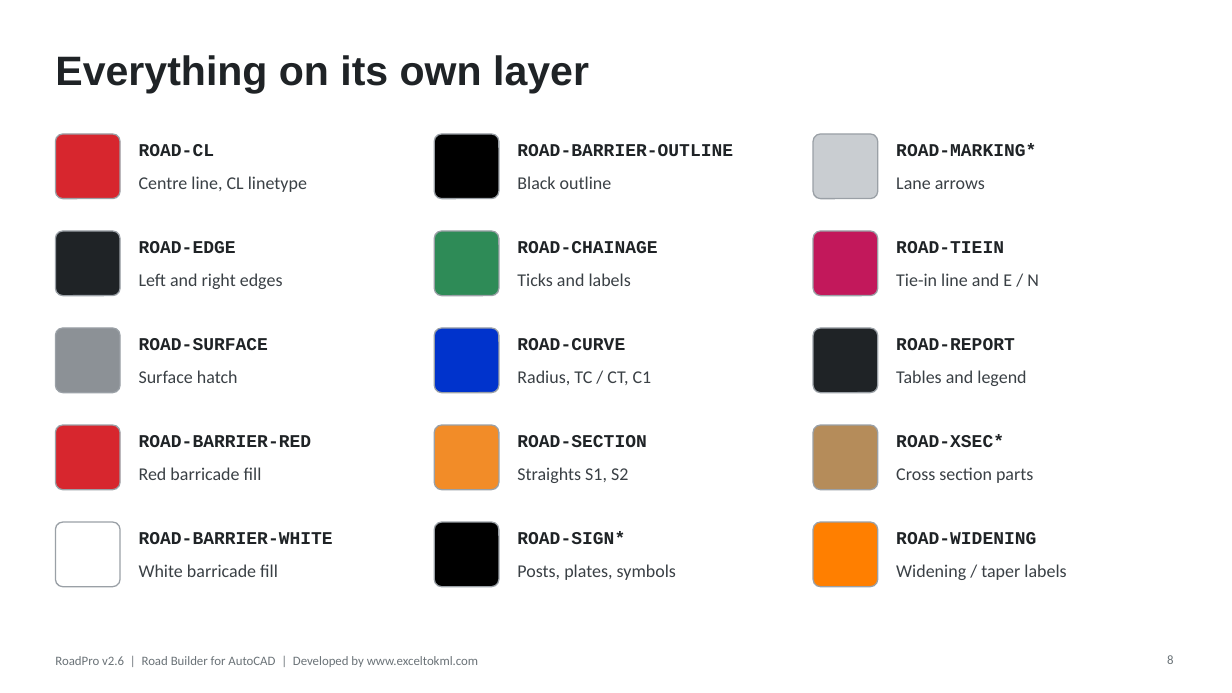
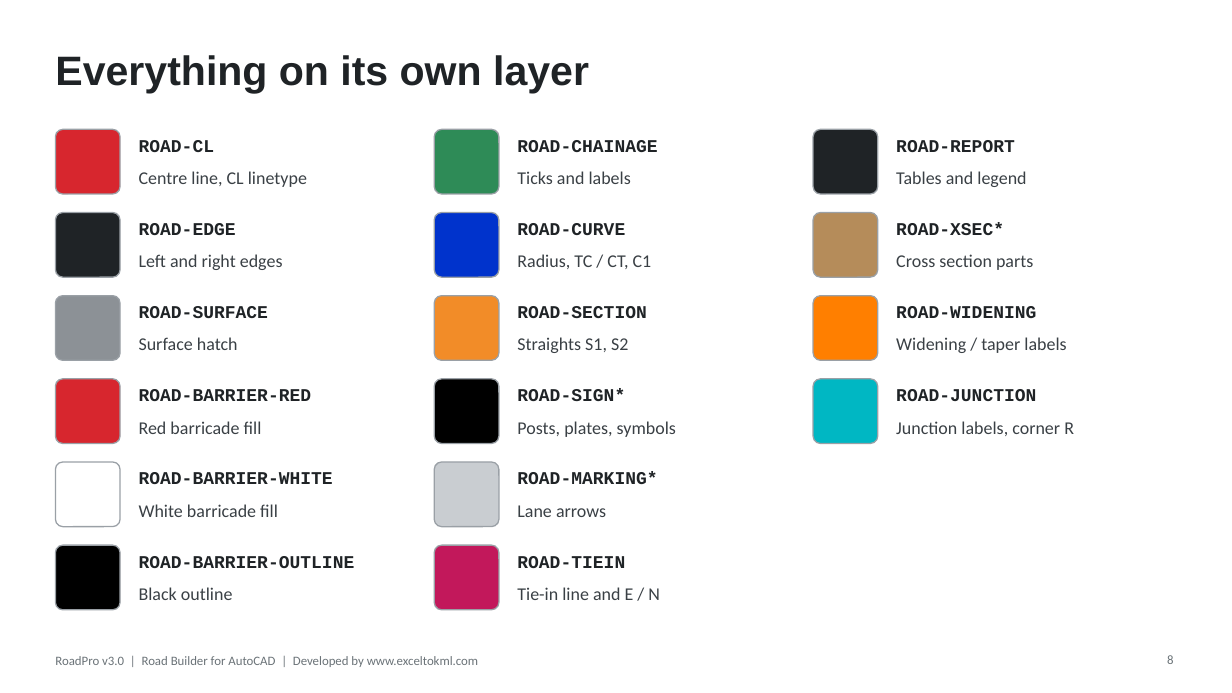
Before and after one commit to Asjad-Mehmood/KML-WEBSITE-, a slide deck: slide 8 of public/roadpro/RoadPro_User_Guide.pptx. Drawn at 1232x693 pixels with LibreOffice and Linux fonts; fonts in the diff are those of the drawing. Boxes give left, top, right and bottom in pixels: in the first picture for what was removed or moved away, otherwise in the second. Text is boxed around its words. In the diff, an @@ line names an element or a change of style, - is before the commit and + after.

```diff
--- a/public/roadpro/RoadPro_User_Guide.pptx
+++ b/public/roadpro/RoadPro_User_Guide.pptx
@@ 2 texts, 1 rounded rectangle: place and size @@
-2 texts, 1 rounded rectangle at bbox=[55, 134, 307, 199]
+2 texts, 1 rounded rectangle at bbox=[55, 129, 307, 194]
@@ 2 texts, 1 rounded rectangle: place and size @@
-2 texts, 1 rounded rectangle at bbox=[434, 231, 657, 296]
+2 texts, 1 rounded rectangle at bbox=[434, 129, 657, 194]
@@ 2 texts, 1 rounded rectangle: place and size @@
-2 texts, 1 rounded rectangle at bbox=[813, 328, 1026, 393]
+2 texts, 1 rounded rectangle at bbox=[813, 129, 1026, 194]
@@ 2 texts, 1 rounded rectangle: place and size @@
-2 texts, 1 rounded rectangle at bbox=[55, 231, 283, 296]
+2 texts, 1 rounded rectangle at bbox=[55, 213, 283, 277]
@@ 2 texts, 1 rounded rectangle: place and size @@
-2 texts, 1 rounded rectangle at bbox=[434, 328, 652, 393]
+2 texts, 1 rounded rectangle at bbox=[434, 213, 652, 277]
@@ rounded rectangle: place and size @@
-rounded rectangle at bbox=[813, 425, 878, 490]
+rounded rectangle at bbox=[813, 213, 878, 277]
@@ text "ROAD-XSEC*": place and size @@
-text "ROAD-XSEC*" at bbox=[896, 435, 1004, 447]
+text "ROAD-XSEC*" at bbox=[896, 222, 1004, 235]
@@ text "Cross section parts": place and size @@
-text "Cross section parts" at bbox=[896, 467, 1033, 483]
+text "Cross section parts" at bbox=[896, 254, 1033, 270]
@@ rounded rectangle: place and size @@
-rounded rectangle at bbox=[55, 328, 120, 393]
+rounded rectangle at bbox=[55, 296, 120, 360]
@@ text "ROAD-SURFACE": place and size @@
-text "ROAD-SURFACE" at bbox=[139, 338, 268, 350]
+text "ROAD-SURFACE" at bbox=[139, 306, 268, 318]
@@ 2 texts, 1 rounded rectangle: place and size @@
-2 texts, 1 rounded rectangle at bbox=[434, 425, 646, 490]
+2 texts, 1 rounded rectangle at bbox=[434, 296, 646, 360]
@@ 2 texts, 1 rounded rectangle: place and size @@
-2 texts, 1 rounded rectangle at bbox=[813, 522, 1066, 587]
+2 texts, 1 rounded rectangle at bbox=[813, 296, 1066, 360]
@@ text "Surface hatch": place and size @@
-text "Surface hatch" at bbox=[139, 370, 238, 383]
+text "Surface hatch" at bbox=[139, 337, 238, 350]
@@ 2 texts, 1 rounded rectangle: place and size @@
-2 texts, 1 rounded rectangle at bbox=[55, 425, 312, 490]
+2 texts, 1 rounded rectangle at bbox=[55, 379, 312, 444]
@@ 2 texts, 1 rounded rectangle: place and size @@
-2 texts, 1 rounded rectangle at bbox=[434, 522, 676, 587]
+2 texts, 1 rounded rectangle at bbox=[434, 379, 676, 444]
@@ rounded rectangle added at bbox=[813, 379, 878, 444], fill #00B7C3, outline #9AA0A6 1 pt @@
@@ text added at bbox=[896, 389, 1036, 401], 14 pt, text #1F2326, bold @@
+ROAD-JUNCTION
@@ text added at bbox=[896, 421, 1074, 436], 14 pt, text #3A4045 @@
+Junction labels, corner R
@@ 2 texts, 1 rounded rectangle: place and size @@
-2 texts, 1 rounded rectangle at bbox=[55, 522, 333, 587]
+2 texts, 1 rounded rectangle at bbox=[55, 462, 333, 527]
@@ 2 texts, 1 rounded rectangle: place and size @@
-2 texts, 1 rounded rectangle at bbox=[813, 134, 1036, 199]
+2 texts, 1 rounded rectangle at bbox=[434, 462, 657, 527]
@@ 2 texts, 1 rounded rectangle: place and size @@
-2 texts, 1 rounded rectangle at bbox=[434, 134, 733, 199]
+2 texts, 1 rounded rectangle at bbox=[55, 545, 355, 610]
@@ 2 texts, 1 rounded rectangle: place and size @@
-2 texts, 1 rounded rectangle at bbox=[813, 231, 1039, 296]
+2 texts, 1 rounded rectangle at bbox=[434, 545, 660, 610]
@@ text at bbox=[55, 656, 478, 667]: text changed @@
-RoadPro v2.6 | Road Builder for AutoCAD | Developed by www.exceltokml.com
+RoadPro v3.0 | Road Builder for AutoCAD | Developed by www.exceltokml.com
```
Also in this commit, not shown: 15 other slides changed, 3 slides added, 21 other files.
